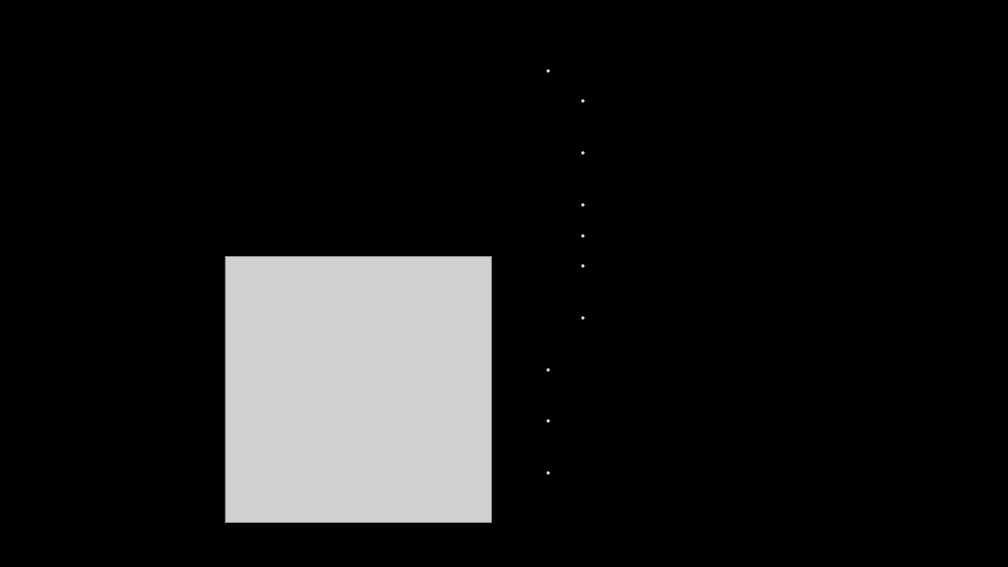
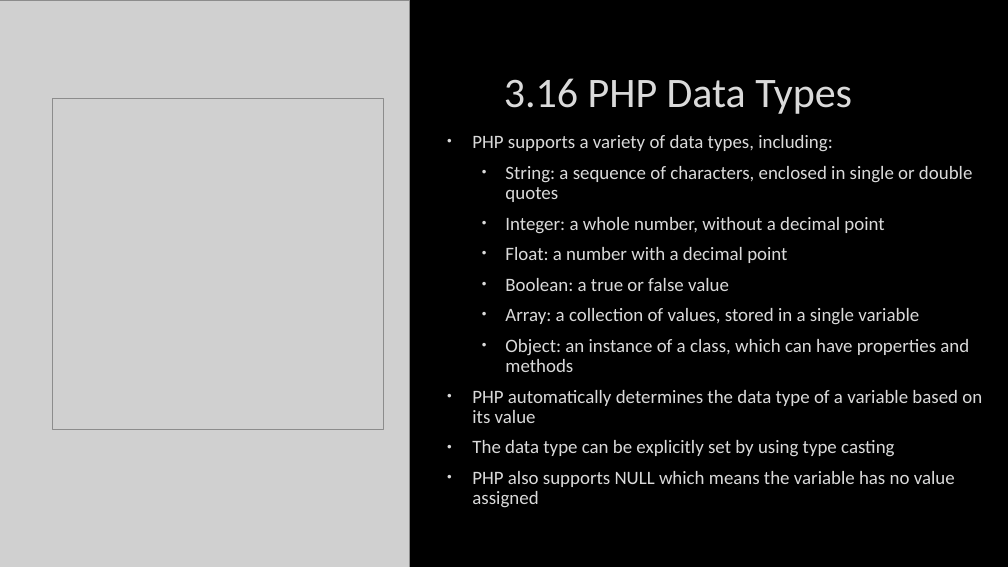
Before and after one commit to mentormaya/notes, a slide deck: slide 7 of assets/Computer_Science/Class_12/PHP_FULL.pptx. Drawn at 1008x567 pixels with LibreOffice and Linux fonts; fonts in the diff are those of the drawing; grey boxes stand for pictures; background and template pictures are left out. Boxes give left, top, right and bottom in pixels: in the first picture for what was removed or moved away, otherwise in the second. Text is boxed around its words. In the diff, an @@ line names an element or a change of style, - is before the commit and + after.

Commit message:
php slide updated

```diff
--- a/assets/Computer_Science/Class_12/PHP_FULL.pptx
+++ b/assets/Computer_Science/Class_12/PHP_FULL.pptx
@@ picture added at (0, 0, 410, 567) @@
@@ title added at (504, 78, 852, 114), 40 pt, text #DADADA @@
+3.16 PHP Data Types
@@ picture: place and size @@
-picture at (225, 257, 492, 523)
+picture at (52, 99, 383, 430)
@@ text added at (472, 135, 982, 508), 18 pt, text #DADADA @@
+• PHP supports a variety of data types, including:
+  • String: a sequence of characters, enclosed in single or double quotes
+  • Integer: a whole number, without a decimal point
+  • Float: a number with a decimal point
+  • Boolean: a true or false value
+  • Array: a collection of values, stored in a single variable
+  • Object: an instance of a class, which can have properties and methods
+• PHP automatically determines the data type of a variable based on its value
+• The data type can be explicitly set by using type casting
+• PHP also supports NULL which means the variable has no value assigned
```
Also in this commit, not shown: 1 other slide changed, 2 slides added.
